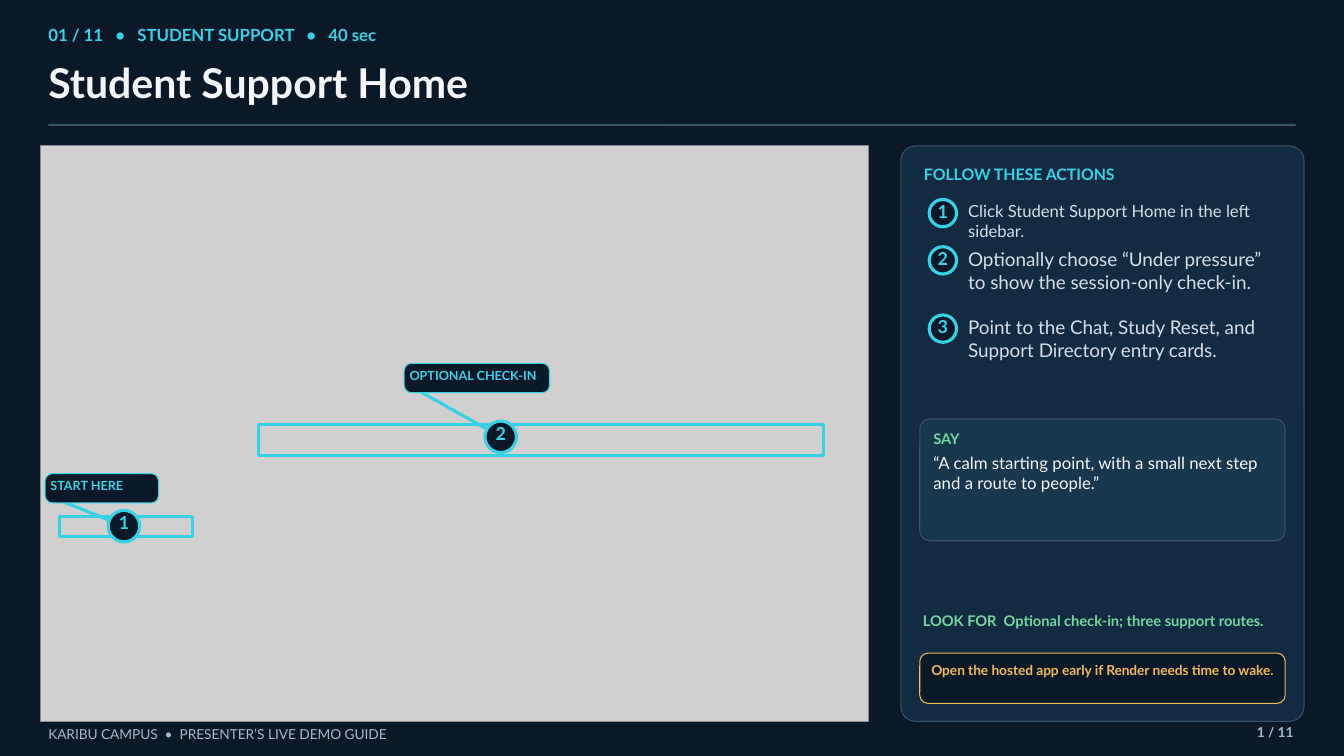
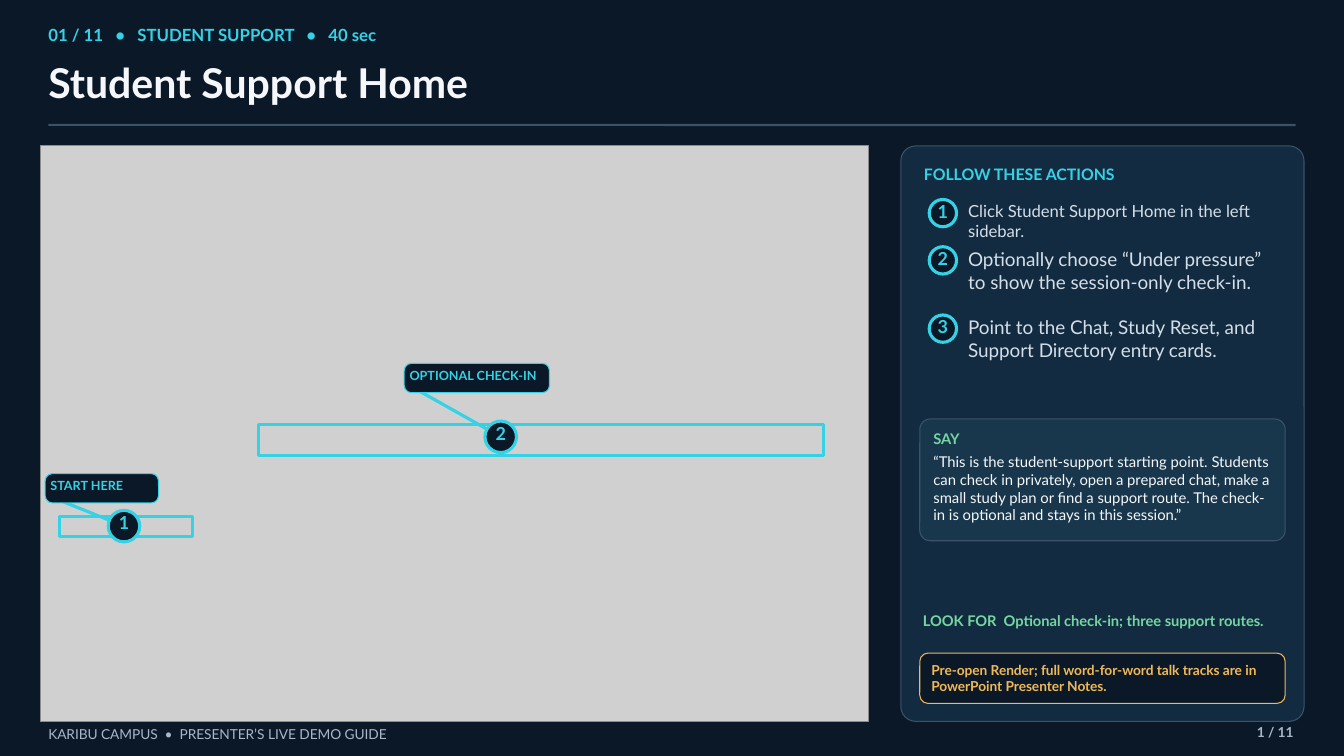
Before and after one commit to Tony405-spec/Karibu-Campus, a slide deck: slide 1 of presentation/demo_guide.pptx. Drawn at 1344x756 pixels with LibreOffice and Linux fonts; fonts in the diff are those of the drawing; grey boxes stand for pictures. Boxes give left, top, right and bottom in pixels: in the first picture for what was removed or moved away, otherwise in the second. Text is boxed around its words. In the diff, an @@ line names an element or a change of style, - is before the commit and + after.

Commit message:
Add full page-by-page presenter talk track

```diff
--- a/presentation/demo_guide.pptx
+++ b/presentation/demo_guide.pptx
@@ text at bbox=[933, 456, 1269, 523]: text changed; size 12 to 10.6 pt @@
-“A calm starting point, with a small next step and a route to people.”
+“This is the student-support starting point. Students can check in privately, open a prepared chat, make a small study plan or find a support route. The check-in is optional and stays in this session.”
@@ text at bbox=[931, 664, 1256, 691]: text changed @@
-Open the hosted app early if Render needs time to wake.
+Pre-open Render; full word-for-word talk tracks are in PowerPoint Presenter Notes.
```
Also in this commit, not shown: 4 other slides changed.
